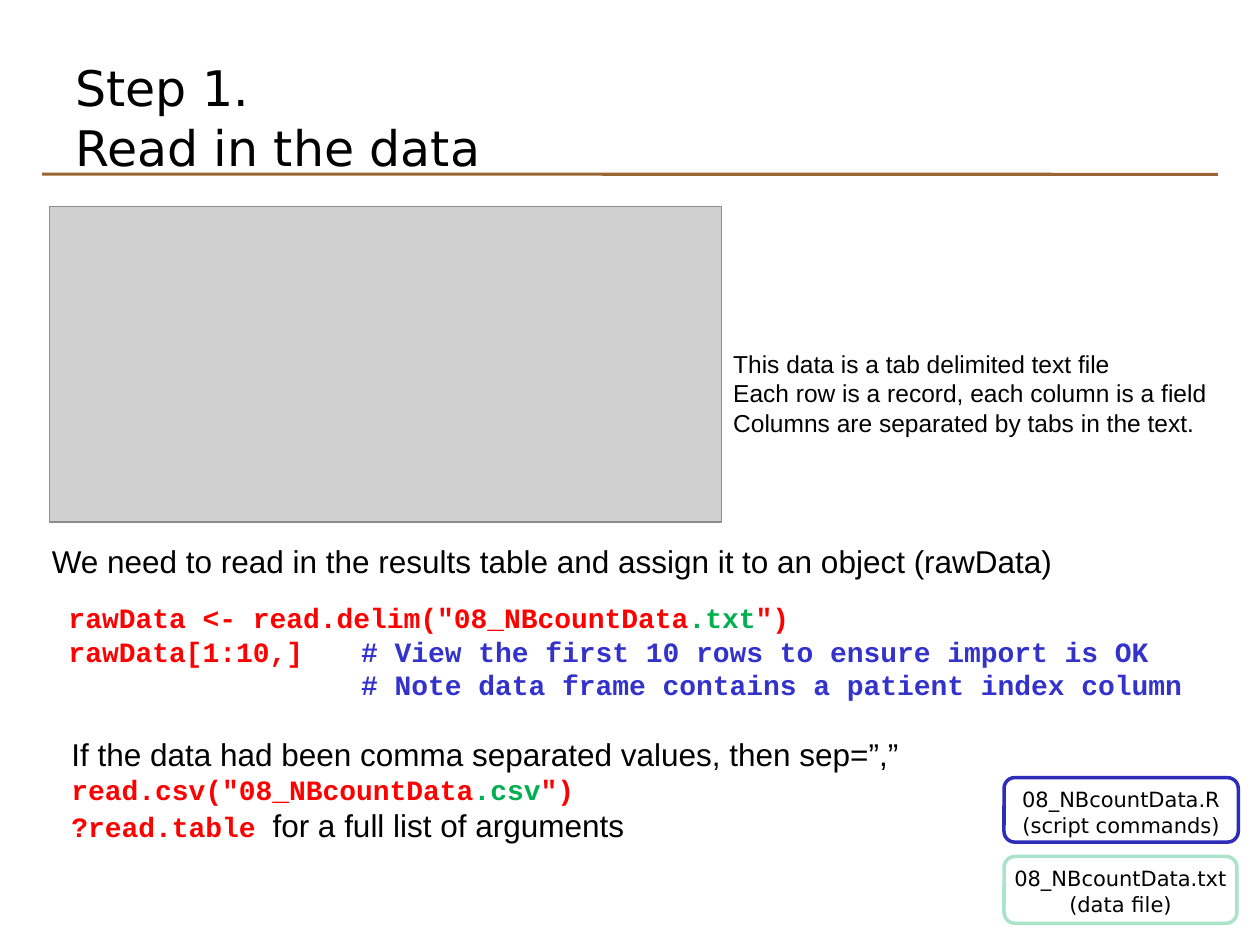
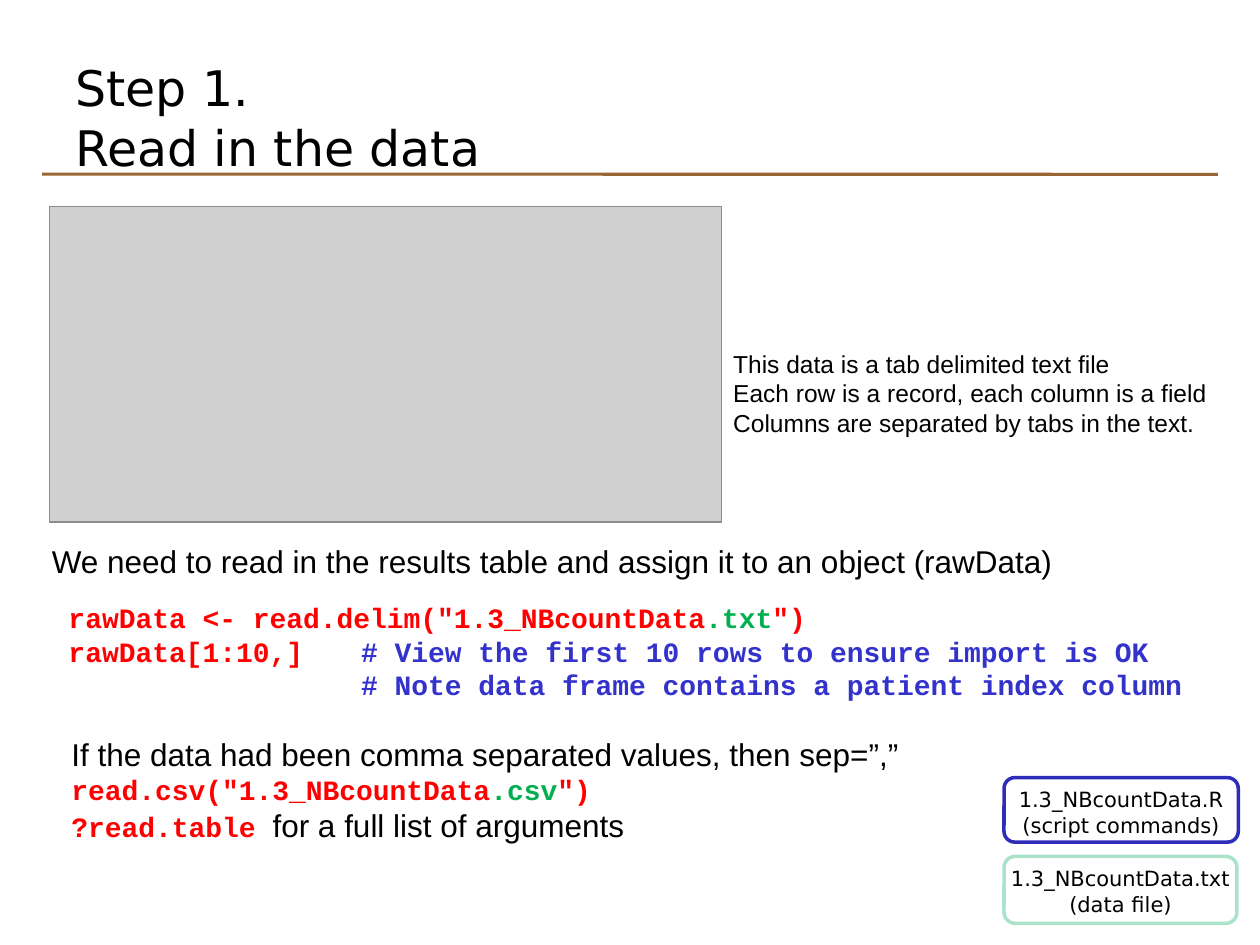
Before and after one commit to johnomics/basicr, a slide deck: slide 50 of Basic_R_Day_1_slides.odp. Drawn at 1260x945 pixels with LibreOffice and Linux fonts; fonts in the diff are those of the drawing; grey boxes stand for pictures. Boxes give left, top, right and bottom in pixels: in the first picture for what was removed or moved away, otherwise in the second. Text is boxed around its words. In the diff, an @@ line names an element or a change of style, - is before the commit and + after.

```diff
--- a/Basic_R_Day_1_slides.odp
+++ b/Basic_R_Day_1_slides.odp
@@ text at <box>68,608,806,634</box>: text changed @@
-rawData <- read.delim("08_NBcountData.txt")
+rawData <- read.delim("1.3_NBcountData.txt")
@@ text at <box>71,780,591,806</box>: text changed @@
-read.csv("08_NBcountData.csv")
+read.csv("1.3_NBcountData.csv")
@@ text in rounded rectangle at <box>1019,791,1223,812</box>: text changed @@
-08_NBcountData.R
+1.3_NBcountData.R
@@ text in rounded rectangle at <box>1011,870,1230,891</box>: text changed @@
-08_NBcountData.txt
+1.3_NBcountData.txt
```
Also in this commit, not shown: 11 other slides changed, 1 slide added, 39 other files.
